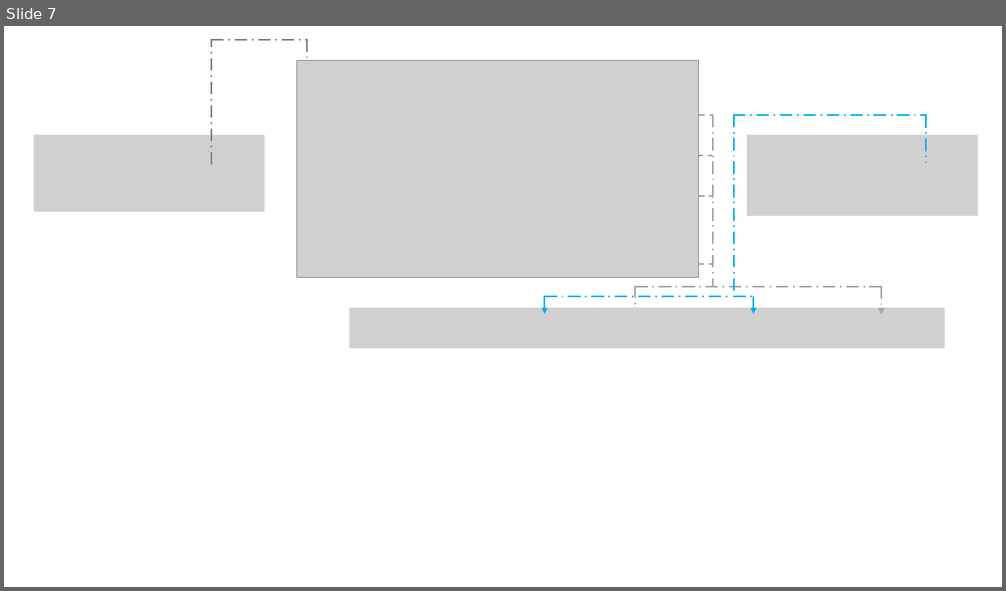
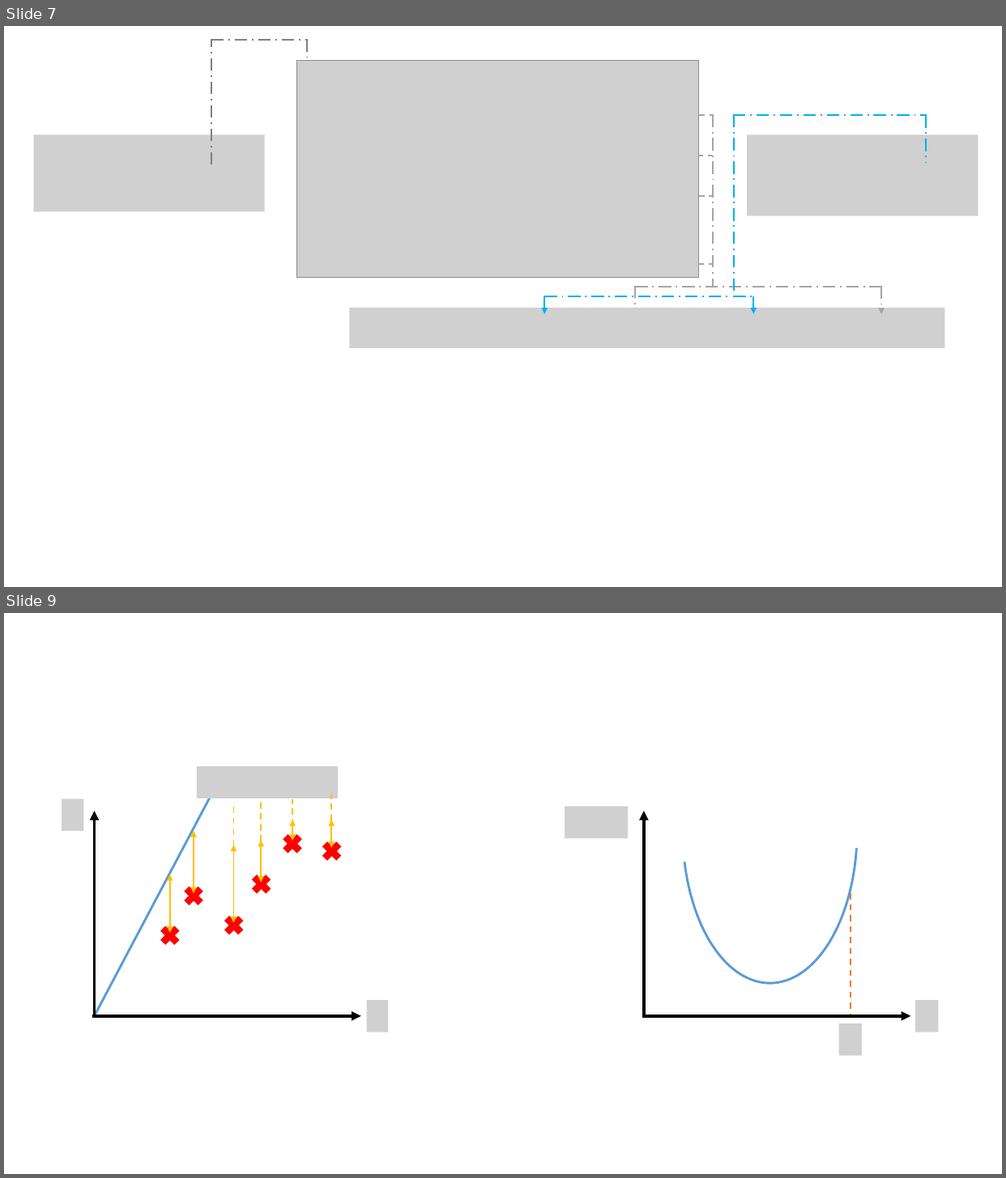
Before and after one commit to tankeryang/tankeryang.github.io, a slide deck: _mysource/演示文稿1.pptx. Shown one above the other, each under a label of ours: slide 7 before the commit, slides 7 and 9 after it; the slides between them are not shown. The pictures are 1006x591 and 1006x1178 pixels, drawn with LibreOffice and Linux fonts; fonts in the diff are those of the drawing; grey boxes stand for pictures. Boxes give left, top, right and bottom in pixels: in the first picture for what was removed or moved away, otherwise in the second. Text is boxed around its words. In the diff, an @@ line names an element or a change of style, - is before the commit and + after.

```diff
--- a/_mysource/演示文稿1.pptx
+++ b/_mysource/演示文稿1.pptx
@@ slide 9 added at (x1=4, y1=613, x2=1002, y2=1174), background #FFFFFF @@
@@ picture added at (x1=197, y1=766, x2=337, y2=798) @@
@@ picture added at (x1=62, y1=799, x2=84, y2=832) @@
@@ line added from (95, 1016) to (212, 794), #5B9BD5 2.25 pt @@
@@ line added from (234, 845) to (234, 807), #FFC000 1.5 pt dashed @@
@@ line added from (261, 841) to (261, 803), #FFC000 1.5 pt dashed @@
@@ line added from (292, 825) to (292, 799), #FFC000 1.5 pt dashed @@
@@ line added from (331, 821) to (331, 794), #FFC000 1.5 pt dashed @@
@@ arrow added from (95, 1016) to (95, 811), #000000 3 pt @@
@@ double arrow added from (194, 894) to (194, 831), #FFC000 1.5 pt @@
@@ cross added at (x1=279, y1=831, x2=305, y2=856), fill #FF0000, outline #FF0000 1 pt @@
@@ double arrow added from (292, 841) to (292, 820), #FFC000 1.5 pt @@
@@ double arrow added from (332, 848) to (332, 820), #FFC000 1.5 pt @@
@@ double arrow added from (234, 845) to (234, 923), #FFC000 1.5 pt @@
@@ double arrow added from (261, 841) to (261, 883), #FFC000 1.5 pt @@
@@ cross added at (x1=319, y1=838, x2=345, y2=864), fill #FF0000, outline #FF0000 1 pt @@
@@ double arrow added from (170, 875) to (170, 933), #FFC000 1.5 pt @@
@@ cross added at (x1=249, y1=871, x2=275, y2=897), fill #FF0000, outline #FF0000 1 pt @@
@@ cross added at (x1=181, y1=884, x2=206, y2=909), fill #FF0000, outline #FF0000 1 pt @@
@@ cross added at (x1=157, y1=923, x2=183, y2=948), fill #FF0000, outline #FF0000 1 pt @@
@@ cross added at (x1=221, y1=913, x2=246, y2=938), fill #FF0000, outline #FF0000 1 pt @@
@@ picture added at (x1=367, y1=1000, x2=389, y2=1033) @@
@@ group added at (x1=565, y1=679, x2=939, y2=1056): 3 pictures, 2 arrows, 1 line, 1 arc (boxed as its full ellipse) @@
@@ arrow added from (92, 1016) to (361, 1016), #000000 3 pt @@
```
Also in this commit, not shown: 5 other slides added, 20 other files.
